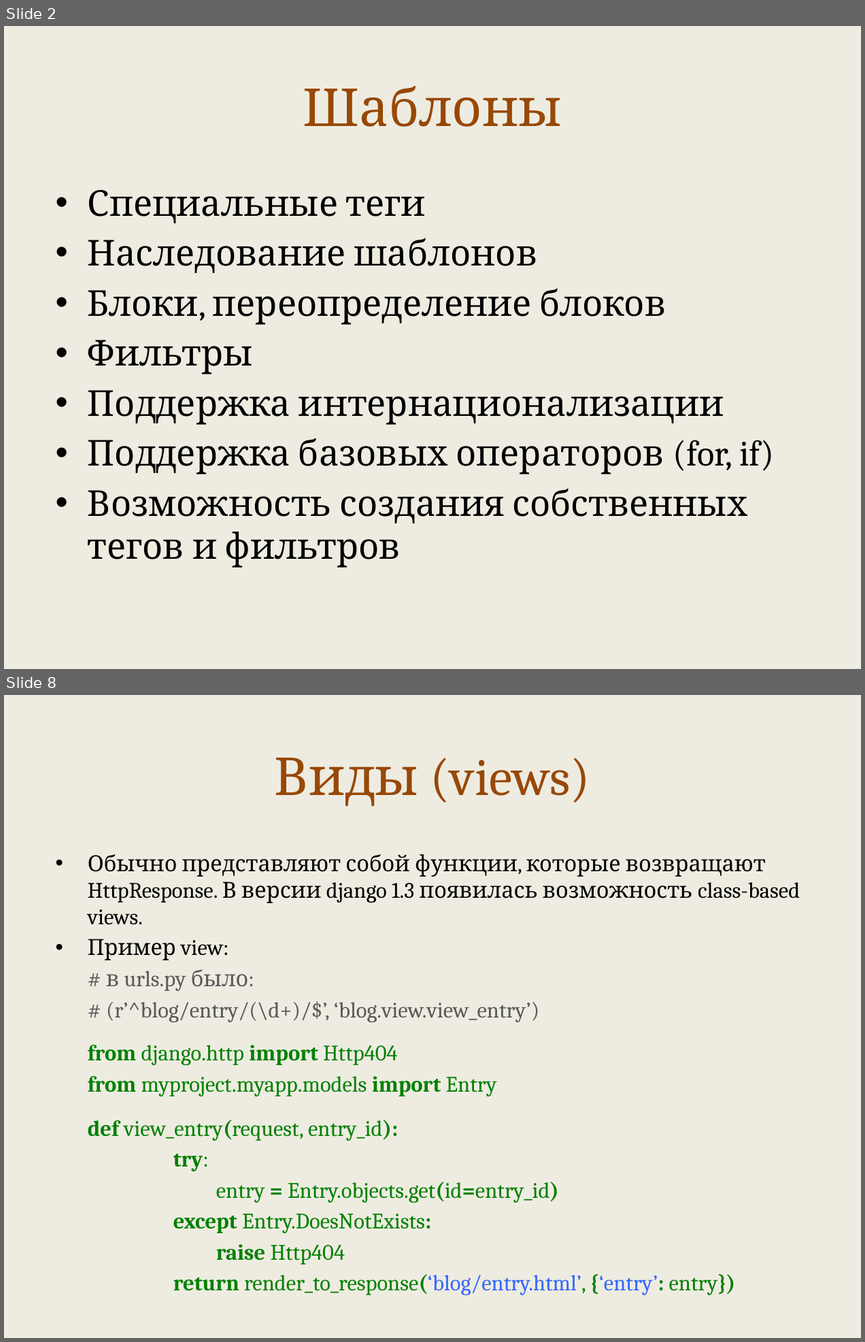
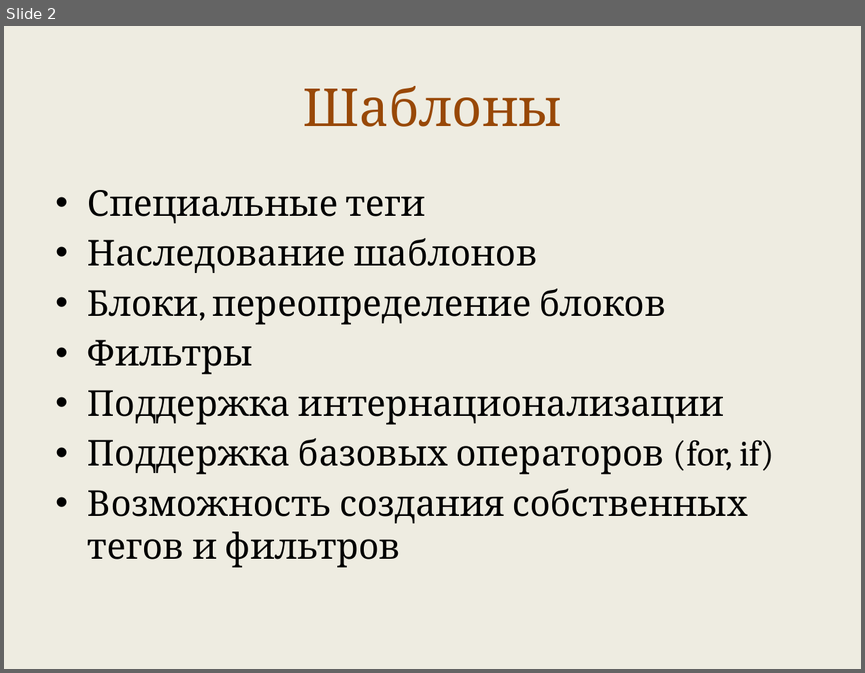
Before and after one commit to maxchv/LearnPython, a slide deck: week11/templates.pptx. Shown one above the other, each under a label of ours: slides 2 and 8 before the commit, slide 2 after it; the slides between them are not shown. The pictures are 865x1342 and 865x673 pixels, drawn with LibreOffice and Linux fonts; fonts in the diff are those of the drawing. Boxes give left, top, right and bottom in pixels: in the first picture for what was removed or moved away, otherwise in the second. Text is boxed around its words. In the diff, an @@ line names an element or a change of style, - is before the commit and + after.

```diff
--- a/week11/templates.pptx
+++ b/week11/templates.pptx
@@ slide 8 removed at (4, 695, 861, 1338), background #EEECE1 @@
@@ title removed at (275, 758, 590, 806) @@
-Виды (views)
@@ text removed at (88, 854, 800, 1295) @@
-• Обычно представляют собой функции, которые возвращают HttpResponse. В версии django 1.3 появилась возможность class-based views.
-• Пример view:
-# в urls.py было:
-# (r’^blog/entry/(\d+)/$’, ‘blog.view.view_entry’)
-from django.http import Http404
-from myproject.myapp.models import Entry
-def view_entry(request, entry_id):
-try:
-entry = Entry.objects.get(id=entry_id)
-except Entry.DoesNotExists:
-raise Http404
-return render_to_response(‘blog/entry.html’, {‘entry’: entry})
```
Also in this commit, not shown: 2 slides changed, 21 slides added, 9 other slides removed.
